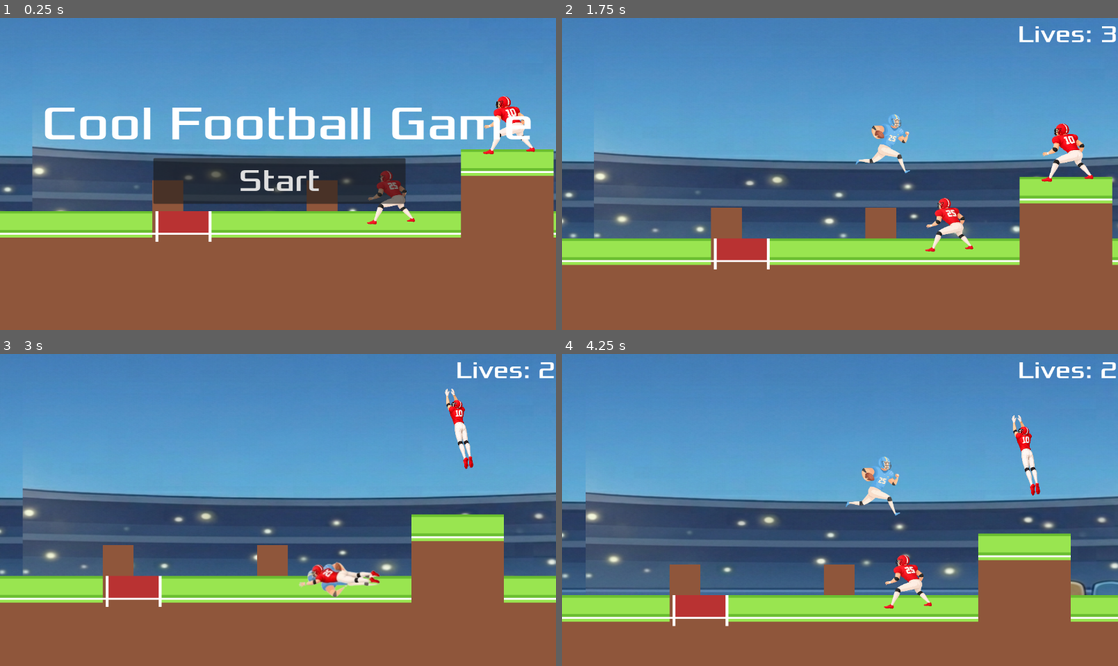
Above: before the commit, frames 1-4 (two rows, left to right).
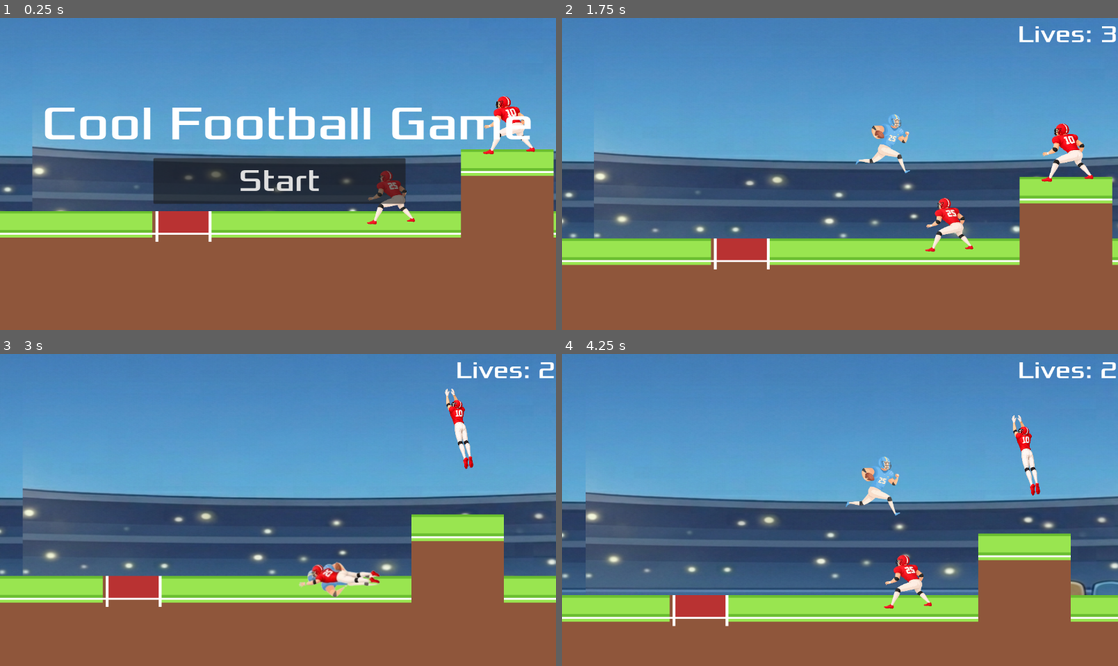
Above: after the commit, the same moments.

Repository: Hunter-Canole/Final-Project-Game-Dev
Game: Godot game, scene res://world.tscn
The game is run twice, just before and just after one commit, with the same random seed, the same clock (stepped at 60 frames per second) and the same inputs.
Inputs:
- Up to frame 1 (0.25 s): no input
- Up to frame 2 (1.75 s): click "Start" at 0.5 s; tap Enter (ui_accept) at 1.25, 1.52 s; hold Right (ui_right) from 1.28 s (still down); hold Shift from 1.28 s (still down)
- Up to frame 3 (3 s): release Shift at 2.03 s; tap Shift at 2.1 s; tap Enter (ui_accept) at 2.27 s; release Right (ui_right) at 2.78 s; hold Left (ui_left) from 2.78 s (still down); hold Shift from 2.78 s (still down)
- Up to frame 4 (4.25 s): release Left (ui_left) at 3.53 s; release Shift at 3.53 s; hold Right (ui_right) from 3.53 s (still down); tap Shift at 3.6 s; tap Enter (ui_accept) at 3.77 s

The runs differ from the first frame. In frame 1, 1.1% of the frame differs, in the area x 27-61%, y 51-62%; in frame 2, 1.1%, in the area x 26-61%, y 60-71%; in frame 3, 1.1%; in frame 4, 1.1%.

Commit message:
Scene changing

Diff:
--- a/final-project-game-dev/lvl_2.gd
+++ b/final-project-game-dev/lvl_2.gd
@@ -74,3 +74,6 @@
 		await get_tree().create_timer(1.2).timeout
 		$Player.show()
 		can_be_hit = true
+
+func _on_enter_endzone_body_entered(body: Node2D) -> void:
+	Global.goto_scene("res://lvl_3.tscn", $Player/Camera2D)
--- a/final-project-game-dev/lvl_2.tscn
+++ b/final-project-game-dev/lvl_2.tscn
@@ -1,14 +1,17 @@
-[gd_scene load_steps=10 format=3 uid="uid://dkmd0pqq2kam1"]
+[gd_scene load_steps=11 format=3 uid="uid://dkmd0pqq2kam1"]
 
 [ext_resource type="PackedScene" uid="uid://csv1fqhmsgc8a" path="res://tile_map.tscn" id="1_031k3"]
 [ext_resource type="Script" uid="uid://b4n2p1xicmj4l" path="res://lvl_2.gd" id="1_beans"]
 [ext_resource type="PackedScene" uid="uid://creo2euotp1aa" path="res://player.tscn" id="3_tmnqu"]
 [ext_resource type="PackedScene" uid="uid://3hmenitkbw25" path="res://defense.tscn" id="4_vbeg1"]
-[ext_resource type="PackedScene" uid="uid://bda0qwuwjtlk7" path="res://jump_defender.tscn" id="5_22vjt"]
-[ext_resource type="PackedScene" uid="uid://ch8m8q3r5ee4i" path="res://hud.tscn" id="6_t0ydl"]
+[ext_resource type="PackedScene" path="res://jump_defender.tscn" id="5_22vjt"]
+[ext_resource type="PackedScene" path="res://hud.tscn" id="6_t0ydl"]
 [ext_resource type="AudioStream" uid="uid://opgundi4ohev" path="res://pads.mp3" id="7_e03lu"]
 [ext_resource type="AudioStream" uid="uid://dbedx0hv1sg2" path="res://whistle.mp3" id="8_0a5a2"]
 [ext_resource type="AudioStream" uid="uid://caxe6s3s484wl" path="res://crowd noise.mp3" id="9_q11op"]
+
+[sub_resource type="RectangleShape2D" id="RectangleShape2D_beans"]
+size = Vector2(76, 210)
 
 [node name="lvl_2" type="Node2D"]
 script = ExtResource("1_beans")
@@ -41,5 +44,12 @@
 [node name="Player" parent="." instance=ExtResource("3_tmnqu")]
 position = Vector2(88, 657)
 
+[node name="EnterEndzone" type="Area2D" parent="."]
+
+[node name="CollisionShape2D" type="CollisionShape2D" parent="EnterEndzone"]
+position = Vector2(2252, 596)
+shape = SubResource("RectangleShape2D_beans")
+
 [connection signal="hit_player" from="defense" to="." method="_on_defense_hit_player"]
 [connection signal="hit_player" from="JumpDefender" to="." method="_on_jump_defender_hit_player"]
+[connection signal="body_entered" from="EnterEndzone" to="." method="_on_enter_endzone_body_entered"]
--- /dev/null
+++ b/final-project-game-dev/lvl_3.gd
@@ -0,0 +1,16 @@
+extends Node2D
+
+
+# Called when the node enters the scene tree for the first time.
+func _ready() -> void:
+	pass # Replace with function body.
+
+
+# Called every frame. 'delta' is the elapsed time since the previous frame.
+func _process(delta: float) -> void:
+	pass
+
+
+
+func _on_enter_endzone_body_entered(body: Node2D) -> void:
+	Global.goto_scene("res://lvl_4.tscn", $Player/Camera2D)
--- a/final-project-game-dev/lvl_3.tscn
+++ b/final-project-game-dev/lvl_3.tscn
@@ -1,3 +1,12 @@
-[gd_scene load_steps=0 format=3 uid="uid://nm667wf1e0g0"]
+[gd_scene load_steps=2 format=3 uid="uid://nm667wf1e0g0"]
+
+[ext_resource type="Script" uid="uid://dqcooyaunrrta" path="res://lvl_3.gd" id="1_w005c"]
 
 [node name="lvl_3" type="Node2D"]
+script = ExtResource("1_w005c")
+
+[node name="EnterEndzone" type="Area2D" parent="."]
+
+[node name="CollisionShape2D" type="CollisionShape2D" parent="EnterEndzone"]
+
+[connection signal="body_entered" from="EnterEndzone" to="." method="_on_enter_endzone_body_entered"]
--- /dev/null
+++ b/final-project-game-dev/lvl_4.gd
@@ -0,0 +1,16 @@
+extends Node2D
+
+
+# Called when the node enters the scene tree for the first time.
+func _ready() -> void:
+	pass # Replace with function body.
+
+
+# Called every frame. 'delta' is the elapsed time since the previous frame.
+func _process(delta: float) -> void:
+	pass
+
+
+
+func _on_enter_endzone_body_entered(body: Node2D) -> void:
+	Global.goto_scene("res://lvl_5.tscn", $Player/Camera2D)
--- a/final-project-game-dev/lvl_4.tscn
+++ b/final-project-game-dev/lvl_4.tscn
@@ -1,3 +1,12 @@
-[gd_scene format=3 uid="uid://diao4dy1ahg3v"]
+[gd_scene load_steps=2 format=3 uid="uid://diao4dy1ahg3v"]
+
+[ext_resource type="Script" uid="uid://ch6261psbrkq3" path="res://lvl_4.gd" id="1_hmyab"]
 
 [node name="lvl_4" type="Node2D"]
+script = ExtResource("1_hmyab")
+
+[node name="EnterEndzone" type="Area2D" parent="."]
+
+[node name="CollisionShape2D" type="CollisionShape2D" parent="EnterEndzone"]
+
+[connection signal="body_entered" from="EnterEndzone" to="." method="_on_enter_endzone_body_entered"]
--- a/final-project-game-dev/world.tscn
+++ b/final-project-game-dev/world.tscn
@@ -63,7 +63,7 @@
 tile_set = SubResource("TileSet_gbfbk")
 rendering_quadrant_size = 64
 format = 2
-layer_0/tile_data = PackedInt32Array(720896, 0, 1, 720897, 6 …(8053 unchanged characters)… 6, 0, 589861, 65536, 0, 655395, 65536, 0, 655365, 65536, 0, 655360, 65536, 0)
+layer_0/tile_data = PackedInt32Array(720896, 0, 1, 720897, 6 …(8053 unchanged characters)… 6, 0, 589861, 65536, 0, 655395, 65536, 0)
 
 [node name="JumpDefender" parent="." instance=ExtResource("8_gbfbk")]
 position = Vector2(693.9999, 501)
Not shown, added: final-project-game-dev/lvl_3.gd.uid
Not shown, added: final-project-game-dev/lvl_4.gd.uid
